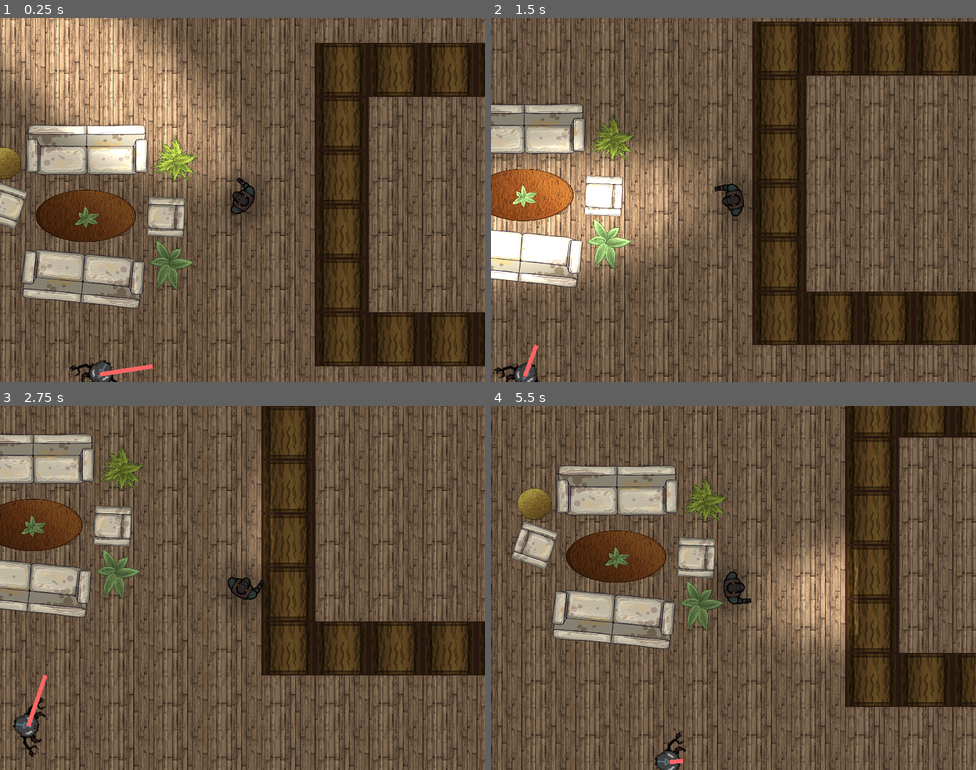
Above: before the commit, frames 1-4 (two rows, left to right).
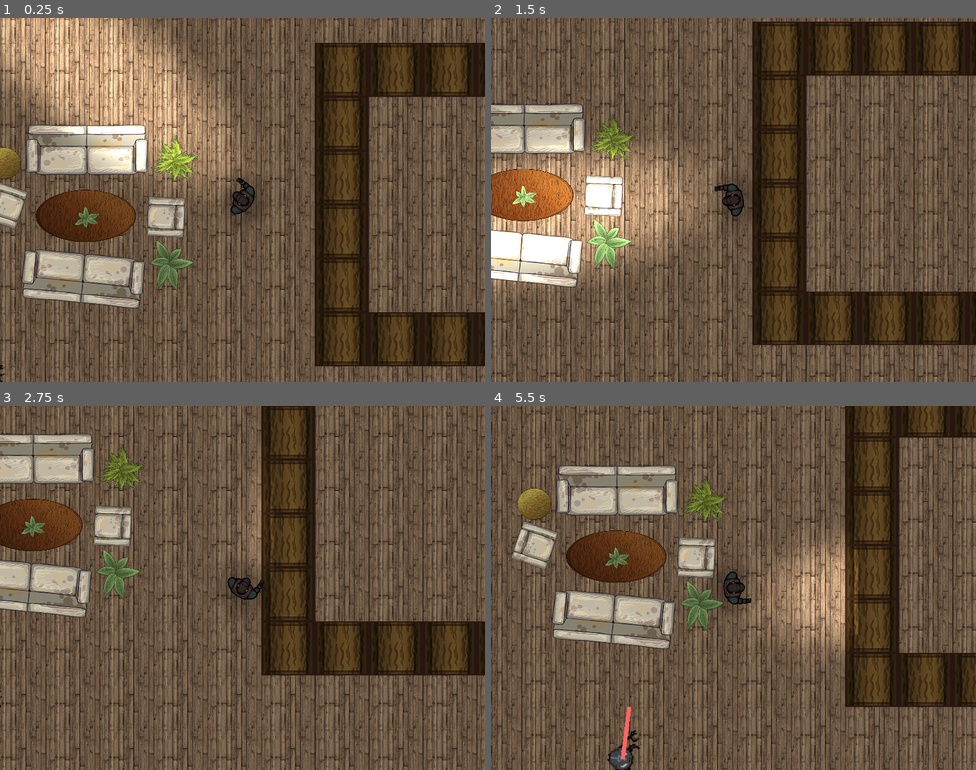
Above: after the commit, the same moments.

Repository: AxeDennis/Game-project
Game: Godot game, scene res://Maps/Map01.tscn
Same seed, same stepped clock (60 frames per second), same inputs: the game is played once before the commit and once after it. The engine's default icon, where the game draws it, is replaced by a stand-in: a white triangle on a blue panel in a dark square.
Inputs (mouse positions are in pixels of both pictures, inside the frame that each line leads up to):
- Up to frame 1 (0.25 s): no input
- Up to frame 2 (1.5 s): move the mouse to (840, 181) at 0.52 s; hold D (move_right) 0.53-1.28 s; tap E (Interact) at 0.6, 1.35 s; move the mouse to (636, 218) at 1.27 s; hold S (move_down) from 1.28 s (still down)
- Up to frame 3 (2.75 s): move the mouse to (291, 507) at 2.02 s; release S (move_down) at 2.03 s; hold D (move_right) from 2.03 s (still down); tap E (Interact) at 2.1 s
- Up to frame 4 (5.5 s): move the mouse to (709, 660) at 2.77 s; release D (move_right) at 2.78 s; hold W (move_up) 2.78-3.53 s; tap E (Interact) every 0.75 s from 2.85 to 5.1 s; move the mouse to (879, 642) at 3.52 s; hold A (move_left) 3.53-5.03 s; move the mouse to (588, 533) at 4.27 s; tap Enter at 5 s; move the mouse to (757, 588) at 5.02 s; hold S (move_down) from 5.03 s (still down)

The runs differ from the first frame. In frame 1, 0.4% of the frame differs, in the area x 0-32%, y 93-100%; in frame 2, 0.3%; in frame 3, 0.5%; in frame 4, 0.7%, in the area x 24-41%, y 82-100%.

Commit message:
Update Map01.tscn

Diff:
--- a/First_Game/Maps/Map01.tscn
+++ b/First_Game/Maps/Map01.tscn
@@ -26,13 +26,13 @@
 [ext_resource path="res://Assets/PNG_version_2/objects_house_0047_Layer-48.png" type="Texture" id=24]
 
 [sub_resource type="NavigationPolygon" id=1]
-vertices = PoolVector2Array( 1451.96, 1128.18, 1640.48, 918. …(399 unchanged characters)… 4, 979.685, 415.994, 994.296, 512.581, 610.086, 743.107, 879.935, 464.444, 989.033, 746.265, 108.685, 1943.53, -276.676, 1815, -892.84, 2174.24, -864.646, 1825.21, -777.279, 1228.37, -860.436, 1212.58, -874.121, 917.846, 0.613974, 915.74, 410.087, 916.791, -268.512, 1314.64, 407.981, 748.37, 13.9852, 747.843, 15.9852, 676.843, 114.298, 670.476, 1251.14, 1765.21, 278.508, 1770.47, 274.298, 1298.9, 1250.46, 1383.63, 1439.27, 1383.63, 1443.02, 1957.91, 781.135, 467.294, 687.085, 440.694, 393.245, 292.582, 631.035, 322.894, 40 …(272 unchanged characters)…
-polygons = [ PoolIntArray( 0, 1, 2, 3 ), PoolIntArray( 4, 1, …(350 unchanged characters)…  35, 36, 37, 5, 38 ), PoolIntArray( 39, 40, 41, 42 ), PoolIntArray( 43, 44, 45, 46 ), PoolIntArray( 46, 45, 3, 47 ), PoolIntArray( 47, 3, 2, 48 ), PoolIntArray( 49, 27, 26 ), PoolIntArray( 50, 49, 26, 39 ), PoolIntArray( 5, 16, 38 ), PoolIntArray( 39, 42, 12, 11, 51, 52, 50 ), PoolIntArray( 53, 54, 55, 56, 57, 52, 51 ), PoolIntArray( 54, 58, 59, 55 ), PoolIntArray( 39, 26, 6, 37 ), PoolIntArray( 37, 6, 5 ), PoolIntArray( 33, 38, 60 ), PoolIntArray( 33, 60, 61 ), PoolIntArray( 33, 61, 62 ), PoolIntArray( 63, 33, 62, 64, 65 ), PoolIntArray( 65, 64, 66, 67 ), PoolIntArray( 29, 48, 2 ), PoolIntArray( 67, 30, 29, 32, 65 ) ]
-outlines = [ PoolVector2Array( -892.84, 2174.24, 1660.9, 2174.24, 1640.48, 918.137, 1156.13, 916.467, 607.981, 923.107, 610.086, 743.107, 989.033, 746.265, 994.296, 512.581, 1116.4, 497.844, 1151.56, 0.0753143, 1035.4, 15.9685, 1033.78, 116.967, 1036.4, 162.056, 1022.43, 264.944, 1012.93, 340.944, 979.685, 415.994, 879.935, 464.444, 781.135, 467.294, 687.085, 440.694, 631.035, 322.894, 709.885, 224.094, 661.665, 138.898, 607.981, 119.95, 576.402, 59.9505, 495.35, 46.2663, 458.508, 101.003, 409.034, 128.371, 393.245, 292.582, 141.947, 282.514, 116.403, 164.161, 118.195, 102.315, 19.9765, 58.3746, 23.5946, 336.929, 103.856, 372.299, 114.298, 670.476, 15.9852, 676.843, 13.9852, 747.843, 407.981, 748.37, 410.087, 916.791, 0.613974, 915.74, -874.121, 917.846, - …(537 unchanged characters)…
+vertices = PoolVector2Array( 1451.96, 1128.18, 1640.48, 918. …(399 unchanged characters)… 4, 979.685, 415.994, 994.296, 512.581, 608.387, 734.888, 879.935, 464.444, 989.033, 746.265, 108.685, 1943.53, -276.676, 1815, -892.84, 2174.24, -864.646, 1825.21, -777.279, 1228.37, -860.436, 1212.58, -874.121, 917.846, 0.613974, 915.74, 412.906, 920.595, -268.512, 1314.64, 781.135, 467.294, 687.085, 440.694, 411.277, 741.404, 1251.14, 1765.21, 278.508, 1770.47, 274.298, 1298.9, 1250.46, 1383.63, 1439.27, 1383.63, 1443.02, 1957.91, 12.1698, 741.404, 9.72632, 677.059, 114.298, 670.476, 393.245, 292.582, 631.035, 322.894, 40 …(272 unchanged characters)…
+polygons = [ PoolIntArray( 0, 1, 2, 3 ), PoolIntArray( 4, 1, …(350 unchanged characters)…  35, 36, 37, 5, 38 ), PoolIntArray( 39, 27, 26 ), PoolIntArray( 40, 39, 26, 41 ), PoolIntArray( 42, 43, 44, 45 ), PoolIntArray( 45, 44, 3, 46 ), PoolIntArray( 46, 3, 2, 47 ), PoolIntArray( 48, 49, 50, 41 ), PoolIntArray( 5, 16, 38 ), PoolIntArray( 41, 50, 12, 11, 51, 52, 40 ), PoolIntArray( 53, 54, 55, 56, 57, 52, 51 ), PoolIntArray( 54, 58, 59, 55 ), PoolIntArray( 41, 26, 6, 37 ), PoolIntArray( 37, 6, 5 ), PoolIntArray( 33, 38, 60 ), PoolIntArray( 33, 60, 61 ), PoolIntArray( 33, 61, 62 ), PoolIntArray( 63, 33, 62, 64, 65 ), PoolIntArray( 65, 64, 66, 67 ), PoolIntArray( 29, 47, 2 ), PoolIntArray( 67, 30, 29, 32, 65 ) ]
+outlines = [ PoolVector2Array( -892.84, 2174.24, 1660.9, 2174.24, 1640.48, 918.137, 1156.13, 916.467, 607.981, 923.107, 608.387, 734.888, 989.033, 746.265, 994.296, 512.581, 1116.4, 497.844, 1151.56, 0.0753143, 1035.4, 15.9685, 1033.78, 116.967, 1036.4, 162.056, 1022.43, 264.944, 1012.93, 340.944, 979.685, 415.994, 879.935, 464.444, 781.135, 467.294, 687.085, 440.694, 631.035, 322.894, 709.885, 224.094, 661.665, 138.898, 607.981, 119.95, 576.402, 59.9505, 495.35, 46.2663, 458.508, 101.003, 409.034, 128.371, 393.245, 292.582, 141.947, 282.514, 116.403, 164.161, 118.195, 102.315, 19.9765, 58.3746, 23.5946, 336.929, 103.856, 372.299, 114.298, 670.476, 9.72632, 677.059, 12.1698, 741.404, 411.277, 741.404, 412.906, 920.595, 0.613974, 915.74, -874.121, 917.846, - …(537 unchanged characters)…
 
 [sub_resource type="Curve2D" id=2]
 _data = {
-"points": PoolVector2Array( -42.8688, -40.2966, 42.8688, 40. …(213 unchanged characters)… .315, -2.10526, 1270, 1020, 0, 0, 0, 0, 200, 1040, 83.5091, -63.4669, -83.5091,  …(205 unchanged characters)…
+"points": PoolVector2Array( -42.8688, -40.2966, 42.8688, 40. …(213 unchanged characters)… .315, -2.10526, 1270, 1020, 0, 0, 0, 0, 520.533, 1036.69, 0, 0, 0, 0, 200, 1040, 83.5091, -63.4669, -83.5091,  …(205 unchanged characters)…
 }
 
 [sub_resource type="RectangleShape2D" id=3]
@@ -107,14 +107,14 @@
 [node name="Monsters" type="Node" parent="Characters"]
 
 [node name="Monster" parent="Characters/Monsters" instance=ExtResource( 4 )]
-position = Vector2( -375.404, 1929.09 )
+position = Vector2( -664.92, 1976.92 )
 collision/safe_margin = 0.001
 patrol_path = NodePath("../../../Monster_Paths/Path_One")
 
 [node name="Monster_Paths" type="Node" parent="."]
 
 [node name="Path_One" type="Path2D" parent="Monster_Paths"]
-position = Vector2( -10.2527, -12.3032 )
+position = Vector2( -10.2527, -14.8208 )
 scale = Vector2( 0.996656, 1.00309 )
 curve = SubResource( 2 )
 
